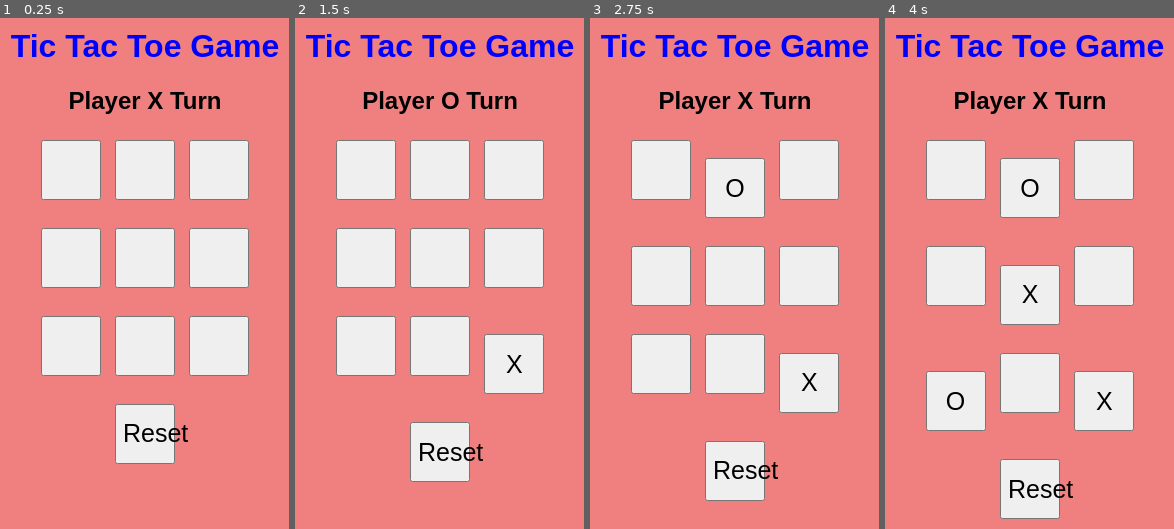
Above: before the commit, frames 1-4 (left to right).
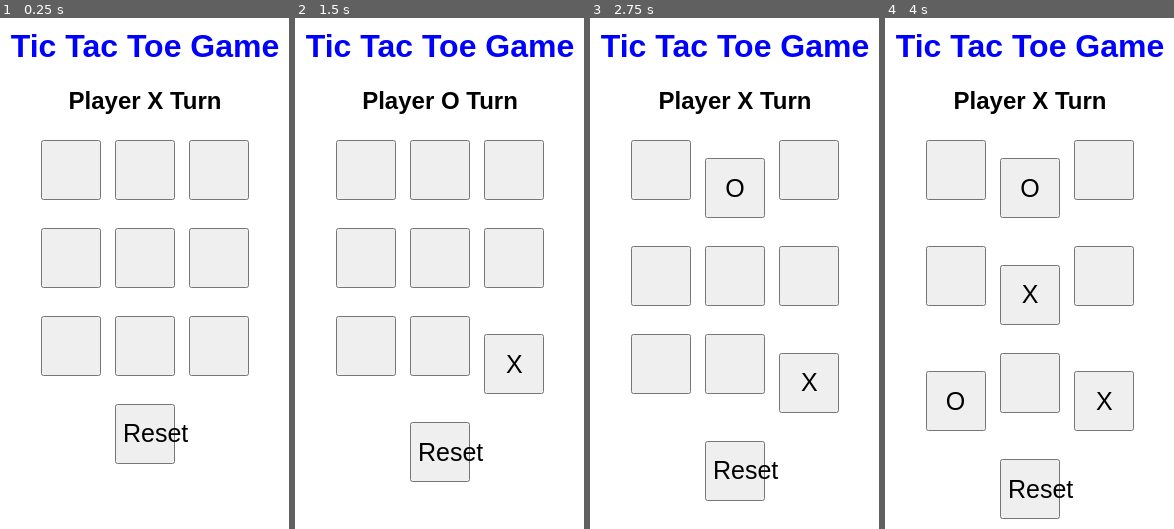
Above: after the commit, the same moments.

Repository: tulsibansalcs25-jpg/game
Game: browser game, page index.html
Same seed, same stepped clock (60 frames per second), same inputs: the game is played once before the commit and once after it.
Inputs (mouse positions are in pixels of both pictures, inside the frame that each line leads up to):
- Up to frame 1 (0.25 s): no input
- Up to frame 2 (1.5 s): click (514, 345) at 1.27 s
- Up to frame 3 (2.75 s): click (734, 171) at 1.87 s; click "O" at 2.47 s
- Up to frame 4 (4 s): click (1029, 273) at 3.07 s; click (957, 380) at 3.67 s

The runs differ from the first frame. In frame 1, 74% of the frame differs, in the area x 0-100%, y 0-100%; in frame 2, 74%; in frame 3, 74%; in frame 4, 74%.

Commit message:
Update index.html

Diff:
--- a/index.html
+++ b/index.html
@@ -9,7 +9,7 @@
         body {
             text-align: center;
             font-family: Arial;
-            background-color:lightcoral
+
         }
 
         button {
